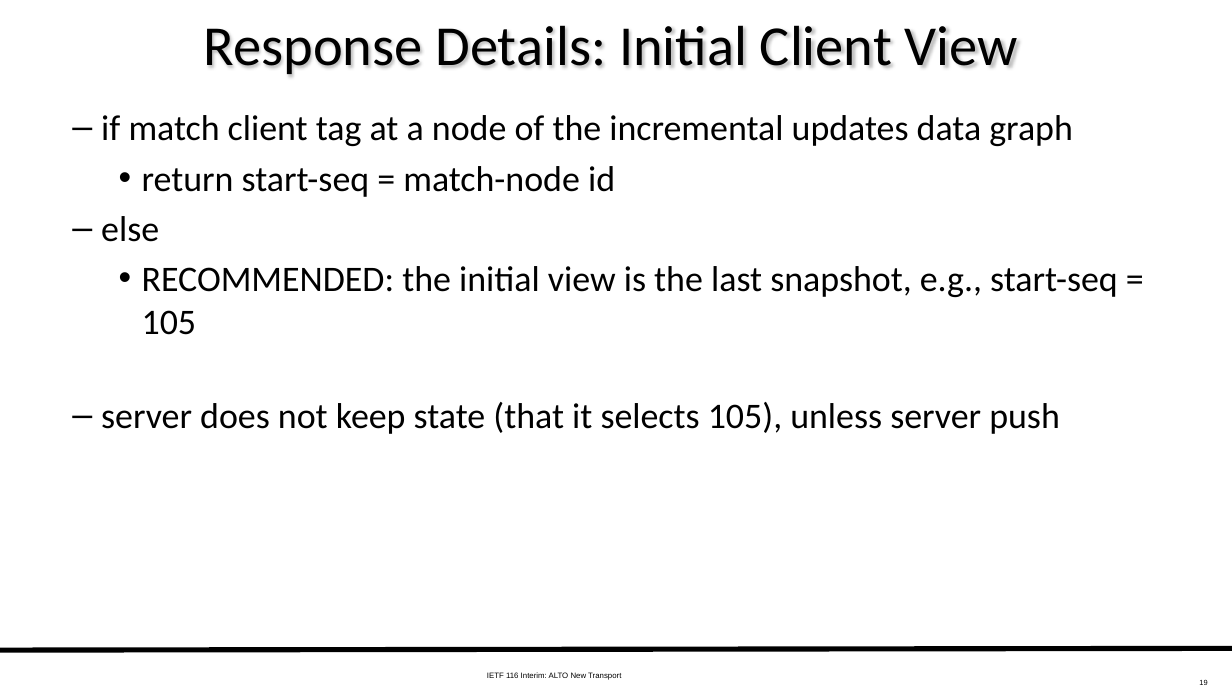
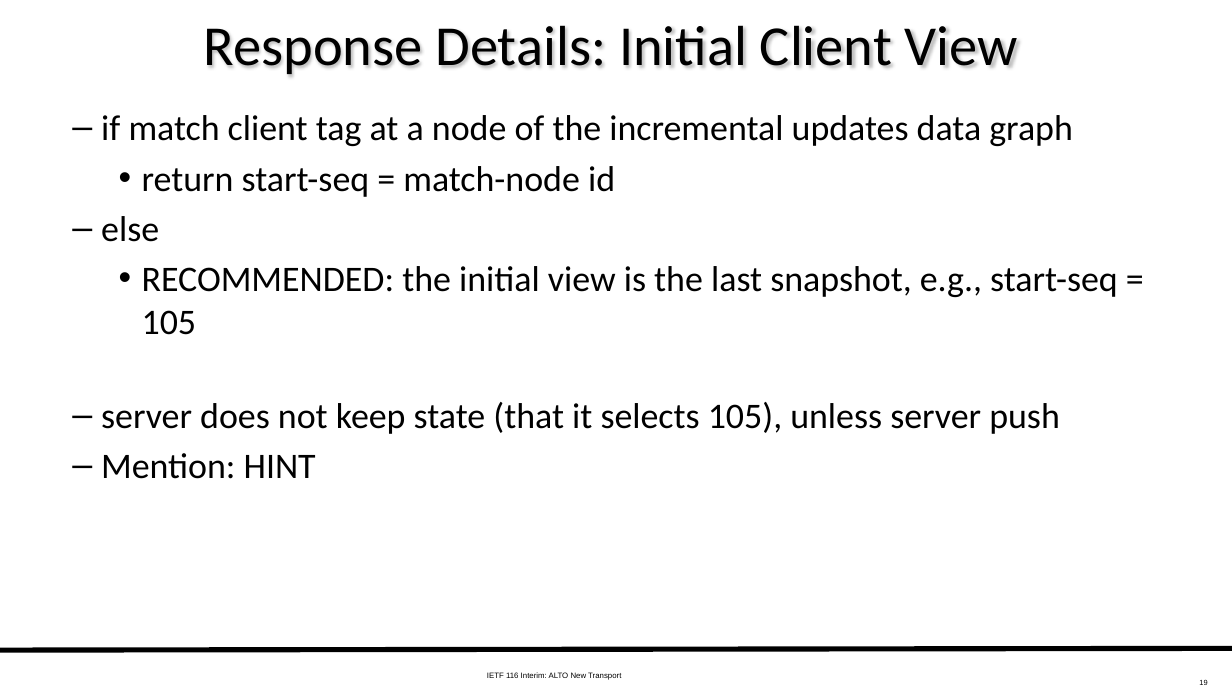
Before and after one commit to ietf-wg-alto/wg-materials, a slide deck: slide 19 of meetings-ietf/ietf-116-interim/slides-116-interim-alto-transport.pptx. Drawn at 1232x693 pixels with LibreOffice and Linux fonts; fonts in the diff are those of the drawing. Boxes give left, top, right and bottom in pixels: in the first picture for what was removed or moved away, otherwise in the second. Text is boxed around its words. In the diff, an @@ line names an element or a change of style, - is before the commit and + after.

```diff
--- a/meetings-ietf/ietf-116-interim/slides-116-interim-alto-transport.pptx
+++ b/meetings-ietf/ietf-116-interim/slides-116-interim-alto-transport.pptx
@@ text at [101,453,316,479]: paragraph added @@
+  – Mention: HINT
```
Also in this commit, not shown: 6 other slides changed.
